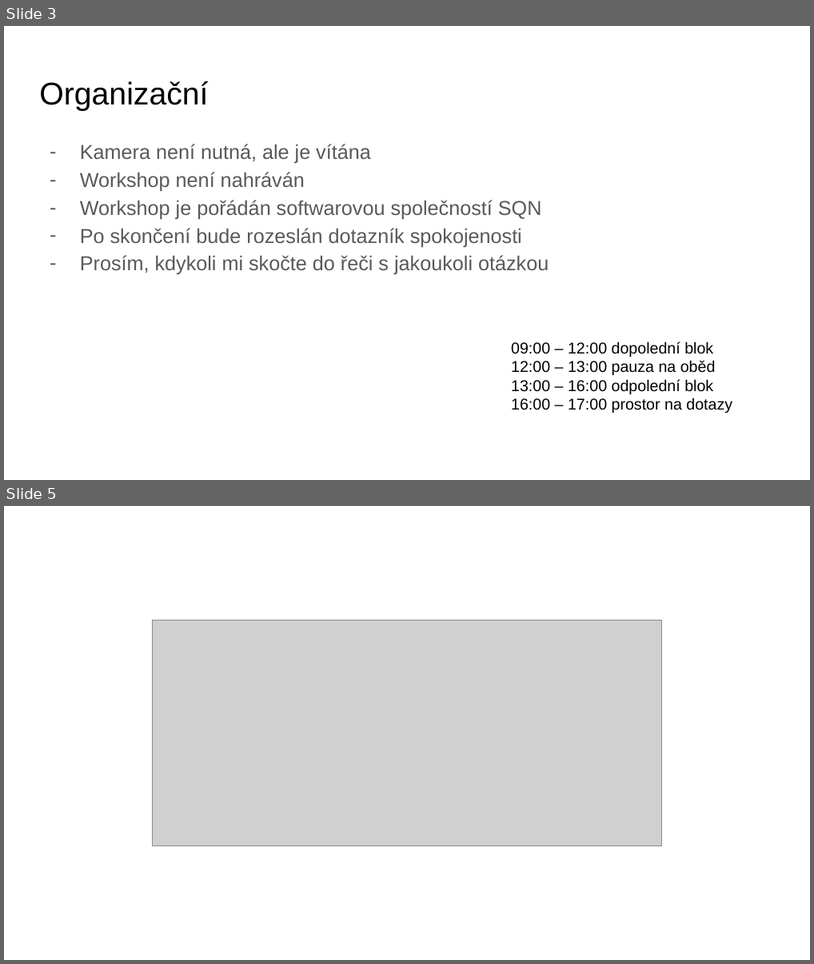
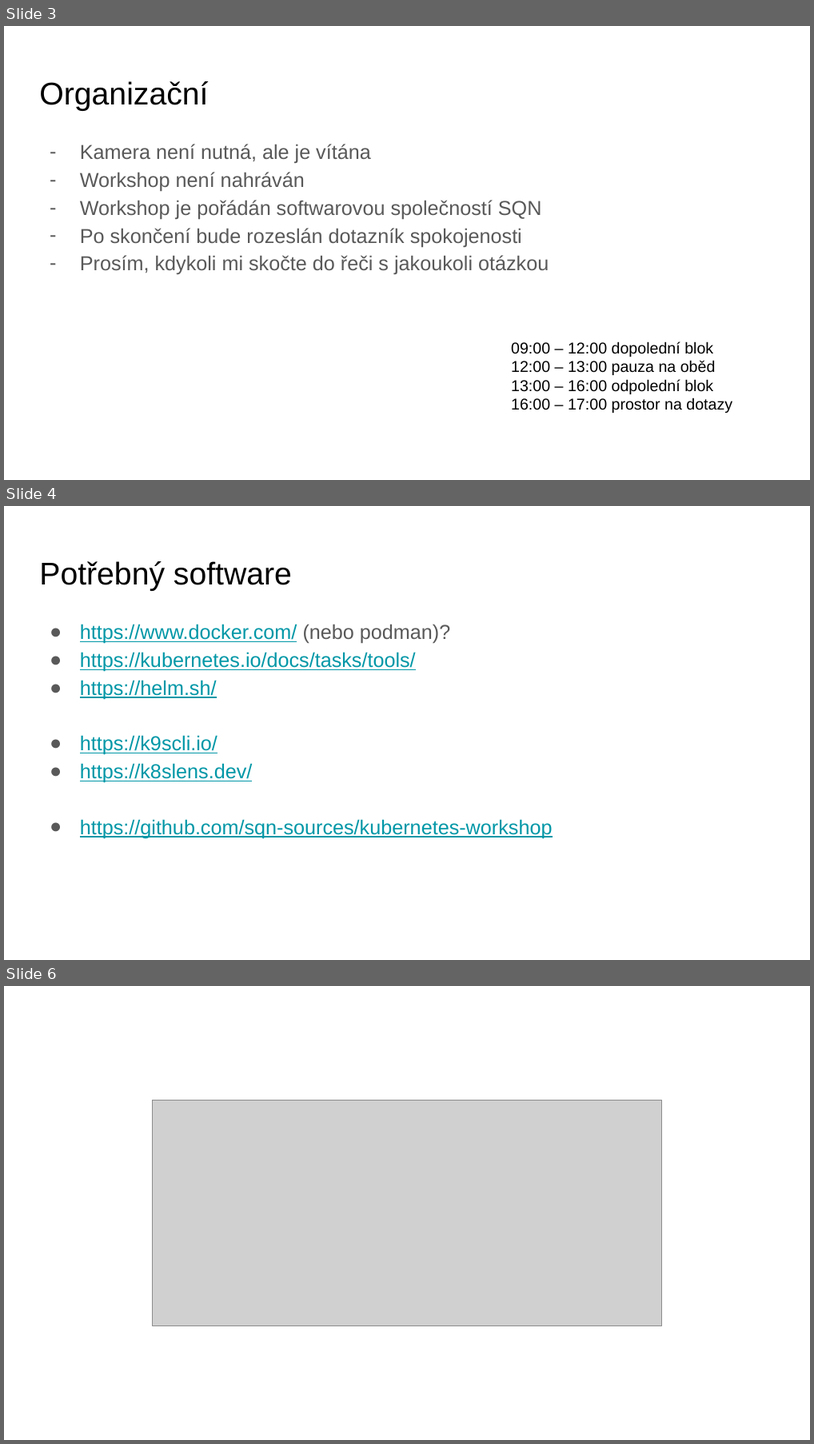
Before and after one commit to sqn-sources/kubernetes-workshop, a slide deck: k8s školení.pptx. Shown one above the other, each under a label of ours: slides 3 and 5 before the commit, slides 3, 4 and 6 after it; the slides between them are not shown. The pictures are 814x964 and 814x1444 pixels, drawn with LibreOffice and Linux fonts; fonts in the diff are those of the drawing; grey boxes stand for pictures; background and template pictures are left out. Boxes give left, top, right and bottom in pixels: in the first picture for what was removed or moved away, otherwise in the second. Text is boxed around its words. In the diff, an @@ line names an element or a change of style, - is before the commit and + after.

```diff
--- a/k8s školení.pptx
+++ b/k8s školení.pptx
@@ slide 4 added at [4,506,810,960], background #FFFFFF @@
@@ title added at [39,561,292,591], 28 pt, text #000000 @@
+Potřebný software
@@ text added at [80,624,553,838], 18 pt, text #0097A7, underline @@
+● https://www.docker.com/ (nebo podman)?
+● https://kubernetes.io/docs/tasks/tools/
+● https://helm.sh/
+● https://k9scli.io/
+● https://k8slens.dev/
+● https://github.com/sqn-sources/kubernetes-workshop
@@ what was slide 5 is now slide 6 @@
```
Also in this commit, not shown: 3 slides changed, 6 other slides added, 13 slides removed.
